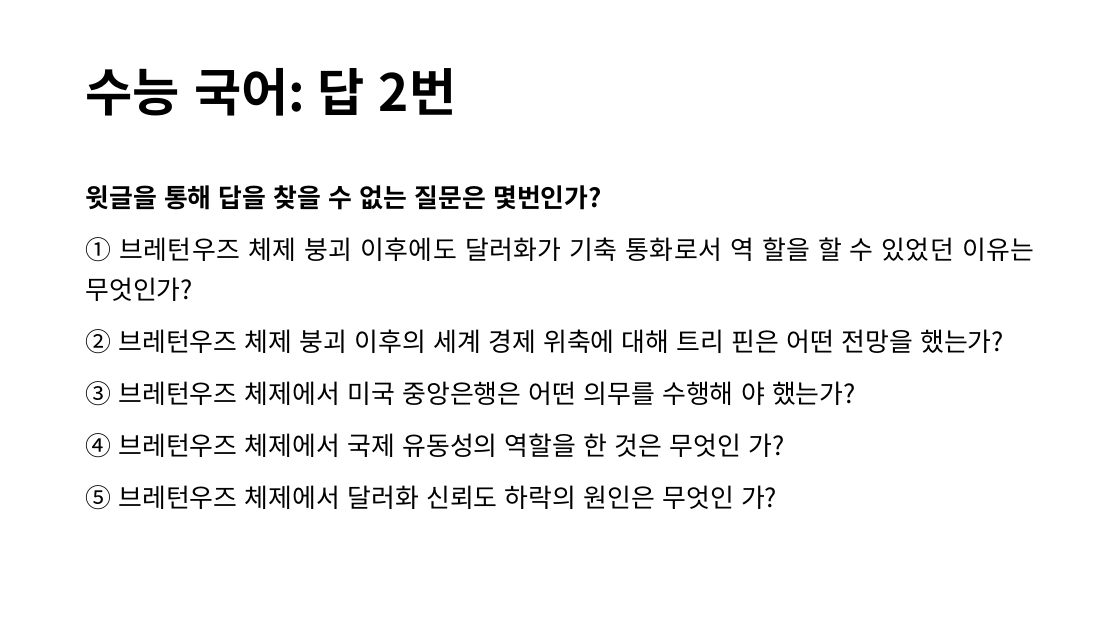
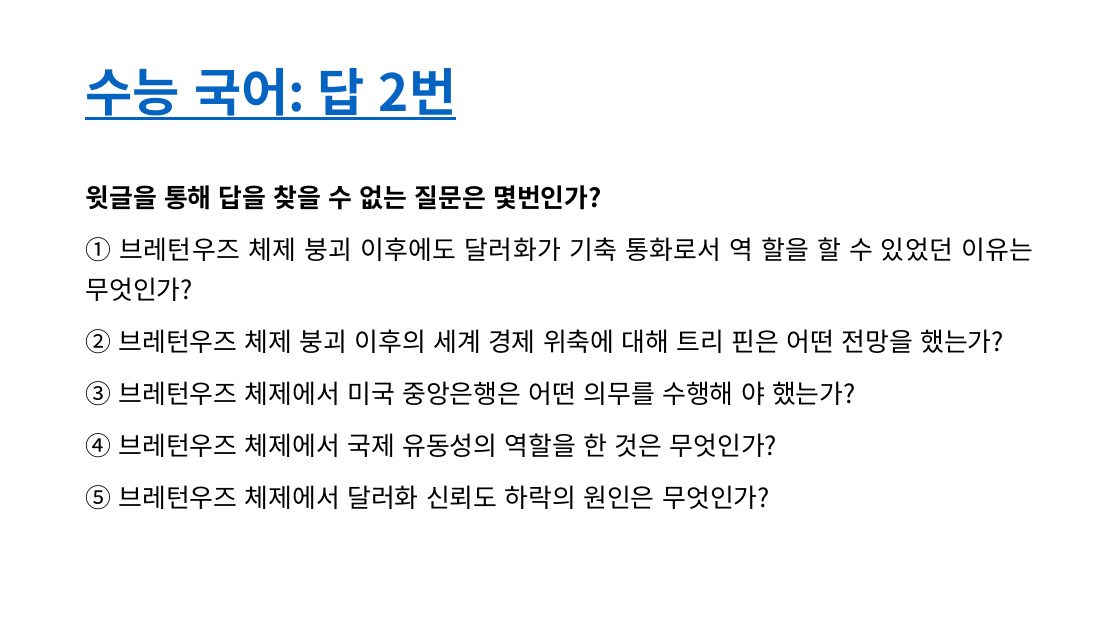
Before and after one commit to lolsaless/Python, a slide deck: slide 48 of 프롬프트 실습.pptx (slide 46 before the commit). Drawn at 1120x630 pixels with LibreOffice and Linux fonts; fonts in the diff are those of the drawing. Boxes give left, top, right and bottom in pixels: in the first picture for what was removed or moved away, otherwise in the second. Text is boxed around its words. In the diff, an @@ line names an element or a change of style, - is before the commit and + after.

```diff
--- a/프롬프트 실습.pptx
+++ b/프롬프트 실습.pptx
@@ title "수능 국어: 답 2번" at [85,68,457,120]: text colour #000000 to #0563C1, underline on @@
@@ text at [85,433,777,510]: spaces changed @@
-④ 브레턴우즈 체제에서 국제 유동성의 역할을 한 것은 무엇인 가?
-⑤ 브레턴우즈 체제에서 달러화 신뢰도 하락의 원인은 무엇인 가?
+④ 브레턴우즈 체제에서 국제 유동성의 역할을 한 것은 무엇인가?
+⑤ 브레턴우즈 체제에서 달러화 신뢰도 하락의 원인은 무엇인가?
```
Also in this commit, not shown: 18 other slides changed, 5 slides added, 1 slide removed.
